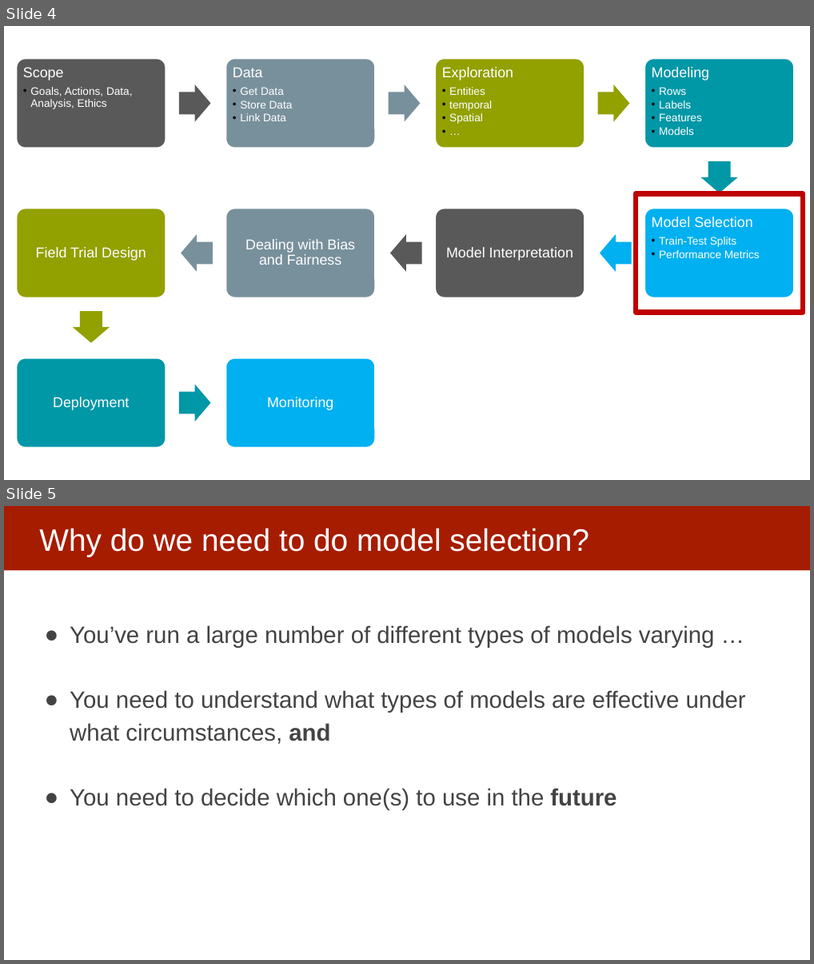
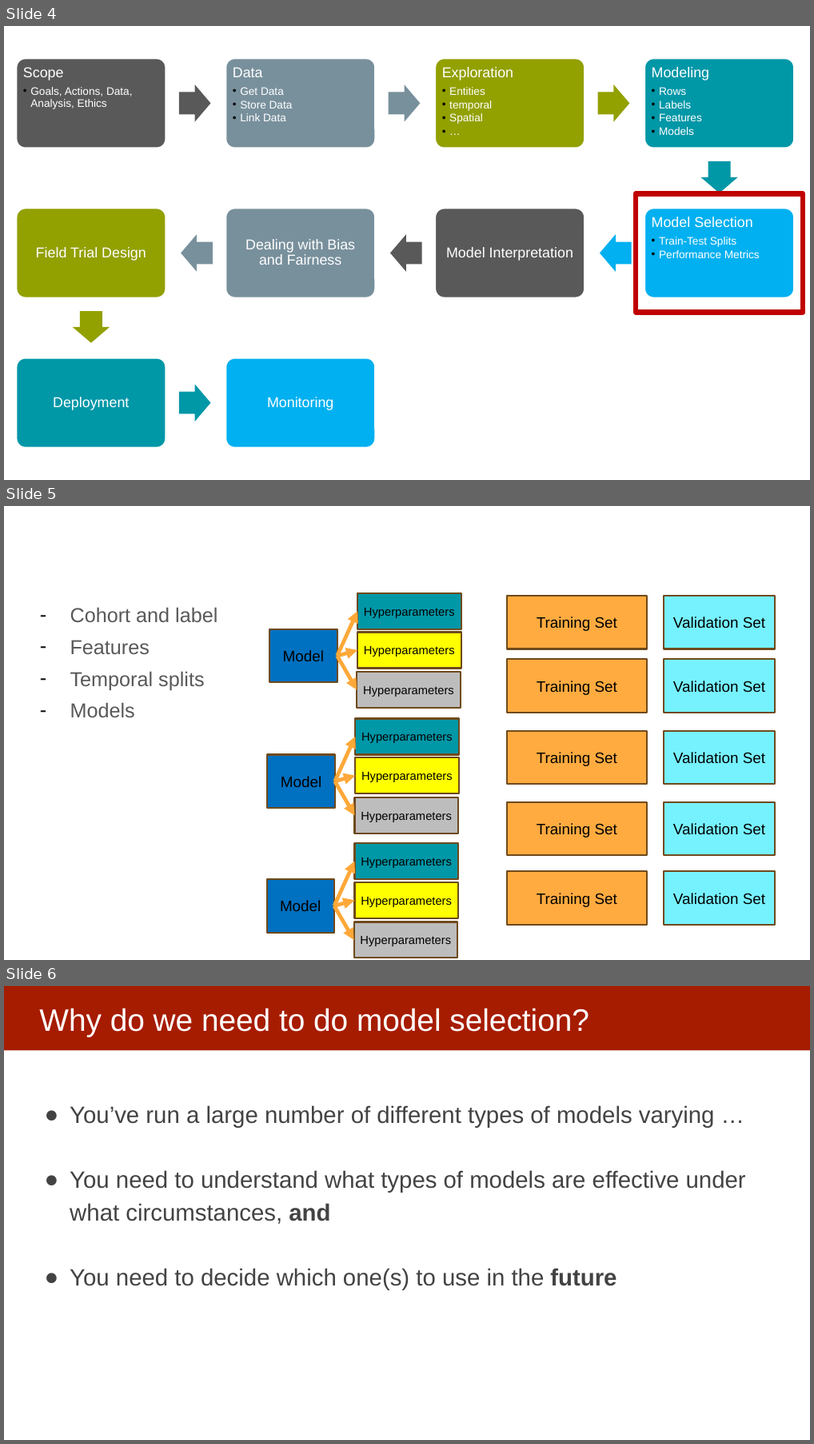
Before and after one commit to dssg/mlforpublicpolicylab, a slide deck: Lectures/15-ml-in-practice-and-model-selection-part-3.pptx. Shown one above the other, each under a label of ours: slides 4 and 5 before the commit, slides 4, 5 and 6 after it. The pictures are 814x964 and 814x1444 pixels, drawn with LibreOffice and Linux fonts; fonts in the diff are those of the drawing. Boxes give left, top, right and bottom in pixels: in the first picture for what was removed or moved away, otherwise in the second. Text is boxed around its words. In the diff, an @@ line names an element or a change of style, - is before the commit and + after.

```diff
--- a/Lectures/15-ml-in-practice-and-model-selection-part-3.pptx
+++ b/Lectures/15-ml-in-practice-and-model-selection-part-3.pptx
@@ slide 5 added at [4,506,810,960], background #FFFFFF @@
@@ rectangle added at [358,593,462,629], fill #0097A7, outline #704B1C 2 pt, 14 pt, text #000000 @@
+Hyperparameters
@@ rectangle added at [507,596,647,648], fill #FFAB40, outline #704B1C 2 pt, 18 pt, text #000000 @@
+Training Set
@@ rectangle added at [665,596,775,648], fill #76F2FF, outline #704B1C 2 pt, 18 pt, text #000000 @@
+Validation Set
@@ text added at [70,607,218,717], 24 pt, text #595959 @@
+– Cohort and label
+– Features
+– Temporal splits
+– Models
@@ arrow added from (338, 656) to (358, 612), #FEA83A 4.5 pt @@
@@ rectangle added at [270,629,338,682], fill #0070C0, outline #704B1C 2 pt, 18 pt, text #000000 @@
+Model
@@ rectangle added at [358,632,462,668], fill #FFFF00, outline #704B1C 2 pt, 14 pt, text #000000 @@
+Hyperparameters
@@ arrow added from (338, 656) to (358, 650), #FEA83A 4.5 pt @@
@@ arrow added from (338, 656) to (358, 690), #FEA83A 4.5 pt @@
@@ rectangle added at [358,672,461,708], fill #BDBDBD, outline #704B1C 2 pt, 14 pt, text #000000 @@
+Hyperparameters
@@ rectangle added at [507,659,647,712], fill #FFAB40, outline #704B1C 2 pt, 18 pt, text #000000 @@
+Training Set
@@ rectangle added at [665,659,775,712], fill #76F2FF, outline #704B1C 2 pt, 18 pt, text #000000 @@
+Validation Set
@@ rectangle added at [355,718,459,755], fill #0097A7, outline #704B1C 2 pt, 14 pt, text #000000 @@
+Hyperparameters
@@ arrow added from (335, 781) to (355, 736), #FEA83A 4.5 pt @@
@@ rectangle added at [507,731,647,784], fill #FFAB40, outline #704B1C 2 pt, 18 pt, text #000000 @@
+Training Set
@@ rectangle added at [665,731,775,784], fill #76F2FF, outline #704B1C 2 pt, 18 pt, text #000000 @@
+Validation Set
@@ rectangle added at [268,755,335,808], fill #0070C0, outline #704B1C 2 pt, 18 pt, text #000000 @@
+Model
@@ rectangle added at [355,758,459,794], fill #FFFF00, outline #704B1C 2 pt, 14 pt, text #000000 @@
+Hyperparameters
@@ arrow added from (335, 781) to (355, 776), #FEA83A 4.5 pt @@
@@ arrow added from (335, 781) to (355, 815), #FEA83A 4.5 pt @@
@@ rectangle added at [355,797,458,833], fill #BDBDBD, outline #704B1C 2 pt, 14 pt, text #000000 @@
+Hyperparameters
@@ rectangle added at [507,802,647,855], fill #FFAB40, outline #704B1C 2 pt, 18 pt, text #000000 @@
+Training Set
@@ rectangle added at [665,802,775,855], fill #76F2FF, outline #704B1C 2 pt, 18 pt, text #000000 @@
+Validation Set
@@ arrow added from (334, 906) to (355, 861), #FEA83A 4.5 pt @@
@@ rectangle added at [355,843,458,880], fill #0097A7, outline #704B1C 2 pt, 14 pt, text #000000 @@
+Hyperparameters
@@ rectangle added at [267,880,335,932], fill #0070C0, outline #704B1C 2 pt, 18 pt, text #000000 @@
+Model
@@ rectangle added at [355,882,458,918], fill #FFFF00, outline #704B1C 2 pt, 14 pt, text #000000 @@
+Hyperparameters
@@ rectangle added at [507,872,647,924], fill #FFAB40, outline #704B1C 2 pt, 18 pt, text #000000 @@
+Training Set
@@ rectangle added at [665,872,775,924], fill #76F2FF, outline #704B1C 2 pt, 18 pt, text #000000 @@
+Validation Set
@@ arrow added from (334, 906) to (355, 900), #FEA83A 4.5 pt @@
@@ arrow added from (334, 906) to (354, 940), #FEA83A 4.5 pt @@
@@ rectangle added at [354,922,458,958], fill #BDBDBD, outline #704B1C 2 pt, 14 pt, text #000000 @@
+Hyperparameters
@@ what was slide 5 is now slide 6 @@
```
Also in this commit, not shown: 2 slides changed, 19 slides removed.
